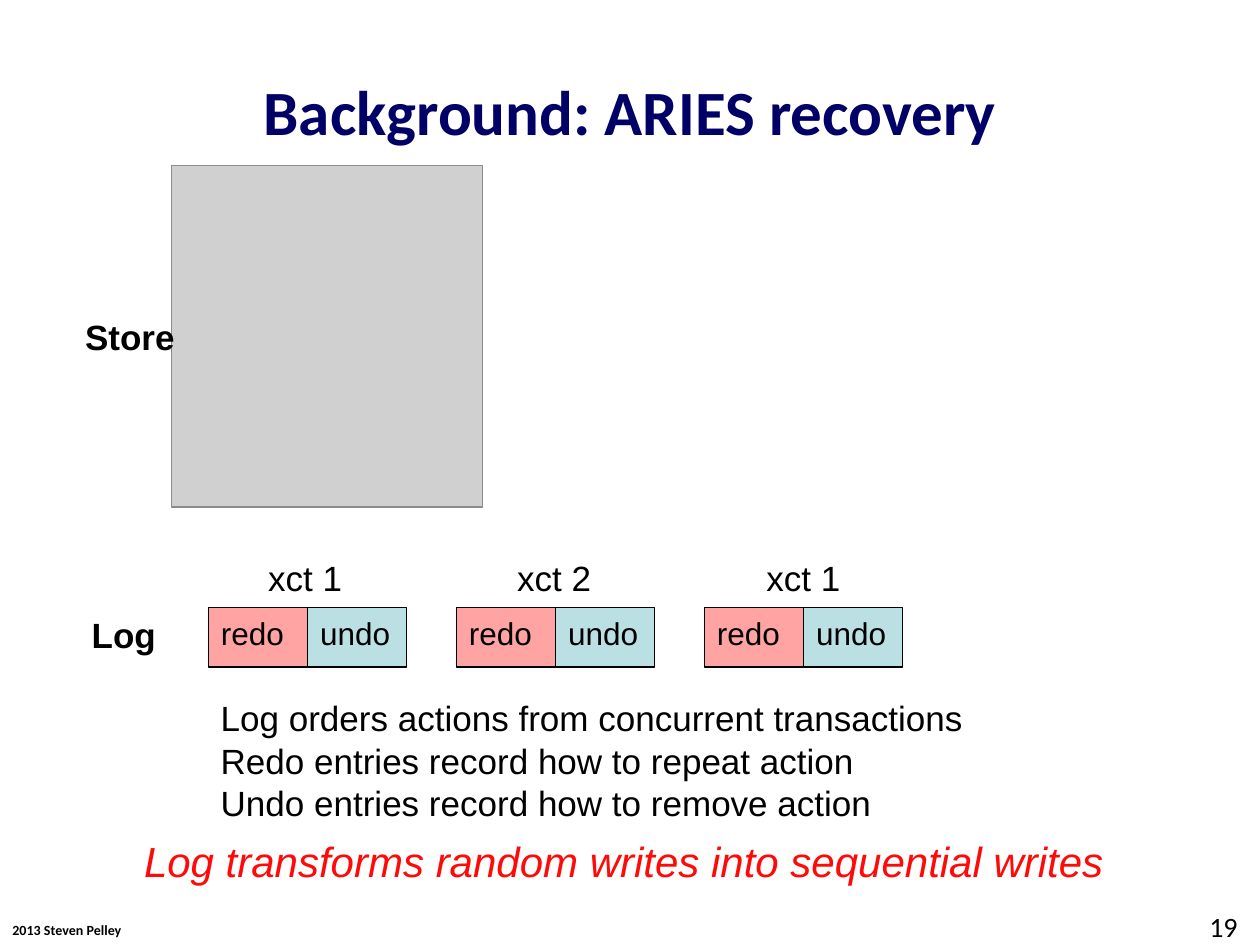
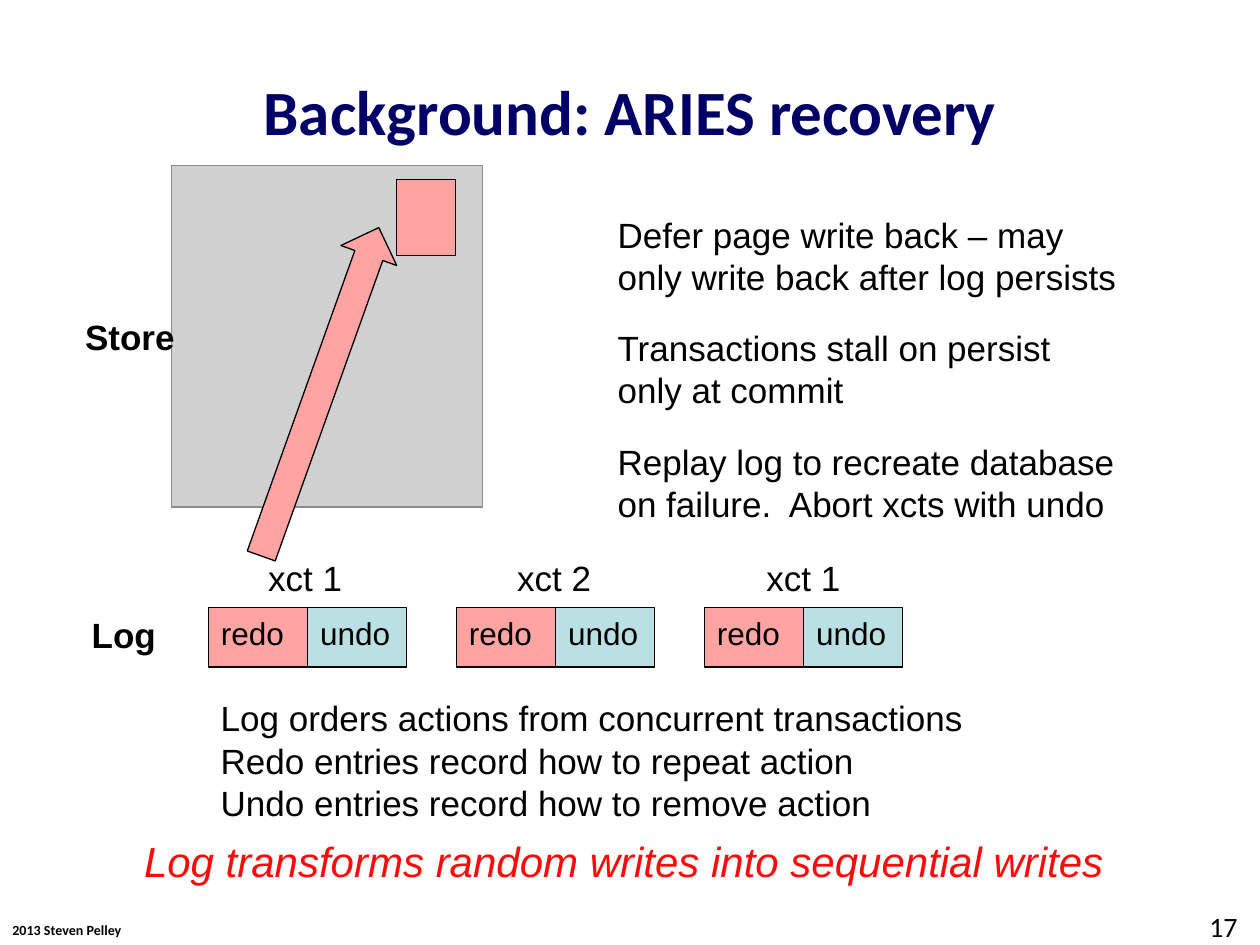
Before and after one commit to Abulila/dissertation, a slide deck: slide 17 of proposal/proposal.pptx (slide 19 before the commit). Drawn at 1260x945 pixels with LibreOffice and Linux fonts; fonts in the diff are those of the drawing; grey boxes stand for pictures; background and template pictures are left out. Boxes give left, top, right and bottom in pixels: in the first picture for what was removed or moved away, otherwise in the second. Text is boxed around its words. In the diff, an @@ line names an element or a change of style, - is before the commit and + after.

```diff
--- a/proposal/proposal.pptx
+++ b/proposal/proposal.pptx
@@ rectangle added at bbox=[396, 180, 455, 256], fill #FFA3A3, outline #000000 0.75 pt @@
@@ right arrow added at bbox=[234, 217, 407, 566], fill #FFA3A3, outline #000000 0.75 pt @@
@@ text added at bbox=[618, 222, 1116, 518], 20 pt, text #000000 @@
+Defer page write back – may only write back after log persists
+Transactions stall on persist only at commit
+Replay log to recreate database on failure. Abort xcts with undo
@@ page number at bbox=[1209, 919, 1237, 937]: text changed @@
-19
+17
```
Also in this commit, not shown: 25 other slides changed, 4 slides added, 6 slides removed.
